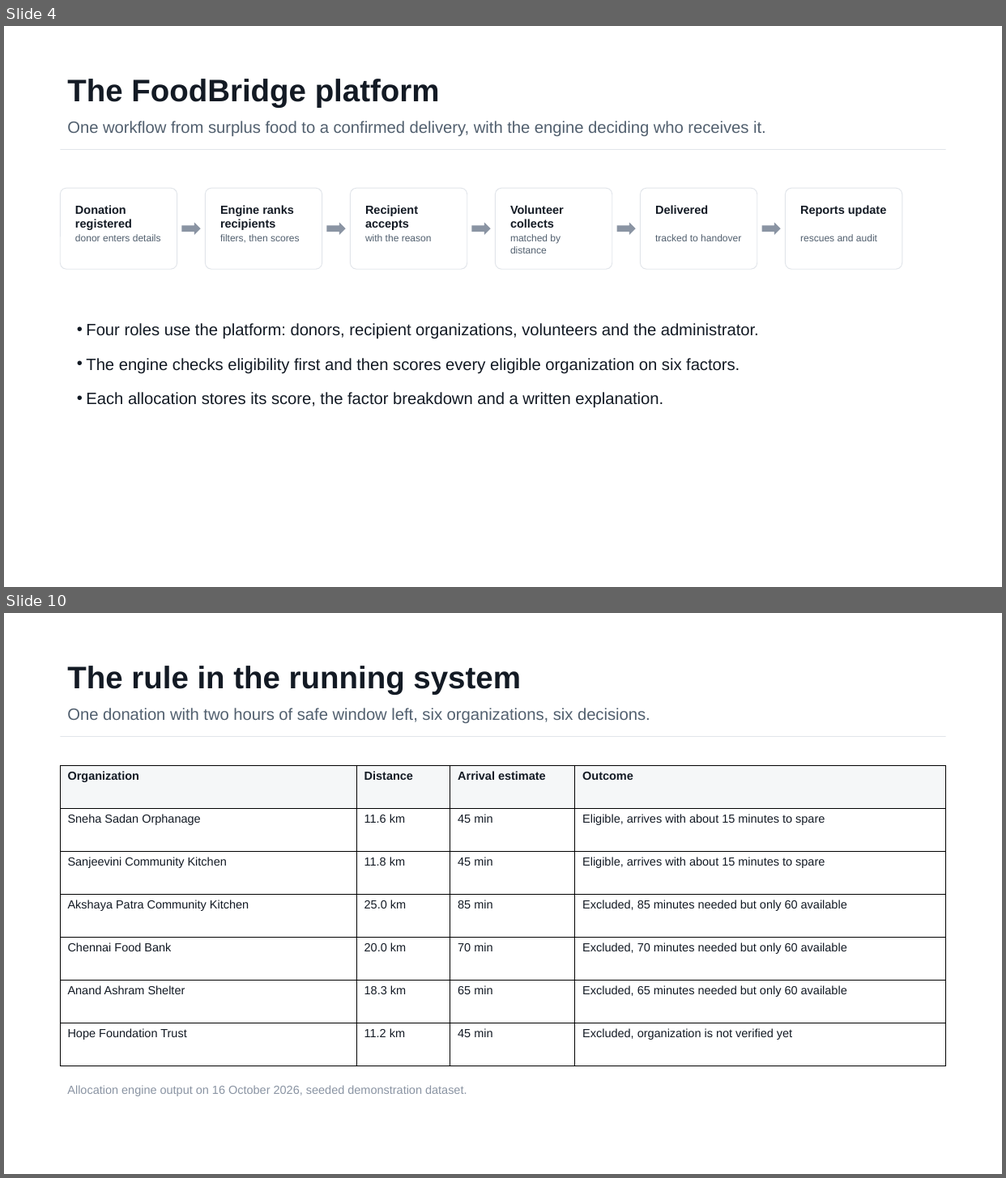
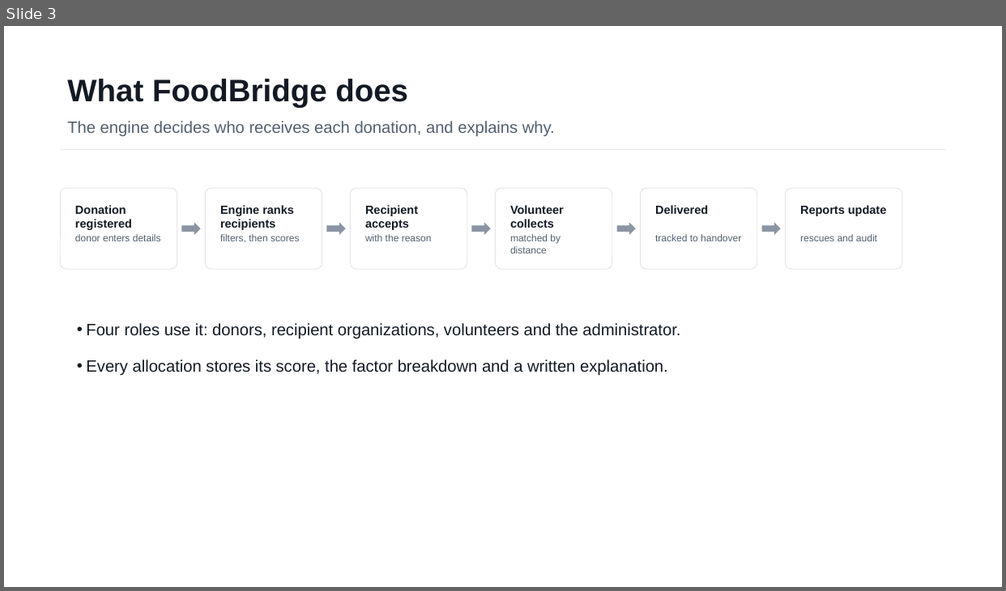
Before and after one commit to AdiByte5/FoodBridge, a slide deck: docs/FoodBridge_Project_Review.pptx. Shown one above the other, each under a label of ours: slides 4 and 10 before the commit, slide 3 after it; the slides between them are not shown. The pictures are 1006x1178 and 1006x591 pixels, drawn with LibreOffice and Linux fonts; fonts in the diff are those of the drawing. Boxes give left, top, right and bottom in pixels: in the first picture for what was removed or moved away, otherwise in the second. Text is boxed around its words. In the diff, an @@ line names an element or a change of style, - is before the commit and + after.

```diff
--- a/docs/FoodBridge_Project_Review.pptx
+++ b/docs/FoodBridge_Project_Review.pptx
@@ slide 10 removed at [4, 613, 1002, 1174], background #FFFFFF @@
@@ text removed at [67, 666, 521, 694] @@
-The rule in the running system
@@ text removed at [67, 708, 650, 723] @@
-One donation with two hours of safe window left, six organizations, six decisions.
@@ rectangle removed at [60, 736, 946, 737] @@
@@ table removed at [60, 766, 946, 1067], 7 rows, 4 columns @@
-Organization | Distance | Arrival estimate | Outcome
-Sneha Sadan Orphanage | 11.6 km | 45 min | Eligible, arrives with about 15 minutes to spare
-Sanjeevini Community Kitchen | 11.8 km | 45 min | Eligible, arrives with about 15 minutes to spare
-Akshaya Patra Community Kitchen | 25.0 km | 85 min | Excluded, 85 minutes needed but only 60 available
-Chennai Food Bank | 20.0 km | 70 min | Excluded, 70 minutes needed but only 60 available
-Anand Ashram Shelter | 18.3 km | 65 min | Excluded, 65 minutes needed but only 60 available
-Hope Foundation Trust | 11.2 km | 45 min | Excluded, organization is not verified yet
@@ text removed at [67, 1085, 467, 1097] @@
-Allocation engine output on 16 October 2026, seeded demonstration dataset.
@@ what was slide 4 is now slide 3 @@
@@ slide 3 changed as well @@
@@ text at [67, 79, 408, 107]: text changed @@
-The FoodBridge platform
+What FoodBridge does
@@ text at [67, 121, 555, 136]: text changed @@
-One workflow from surplus food to a confirmed delivery, with the engine deciding who receives it.
+The engine decides who receives each donation, and explains why.
@@ text at [86, 323, 680, 376]: text changed @@
-• Four roles use the platform: donors, recipient organizations, volunteers and the administrator.
-• The engine checks eligibility first and then scores every eligible organization on six factors.
-• Each allocation stores its score, the factor breakdown and a written explanation.
+• Four roles use it: donors, recipient organizations, volunteers and the administrator.
+• Every allocation stores its score, the factor breakdown and a written explanation.
```
Also in this commit, not shown: 4 other slides changed, 3 slides added, 14 other slides removed, 1 other file.
